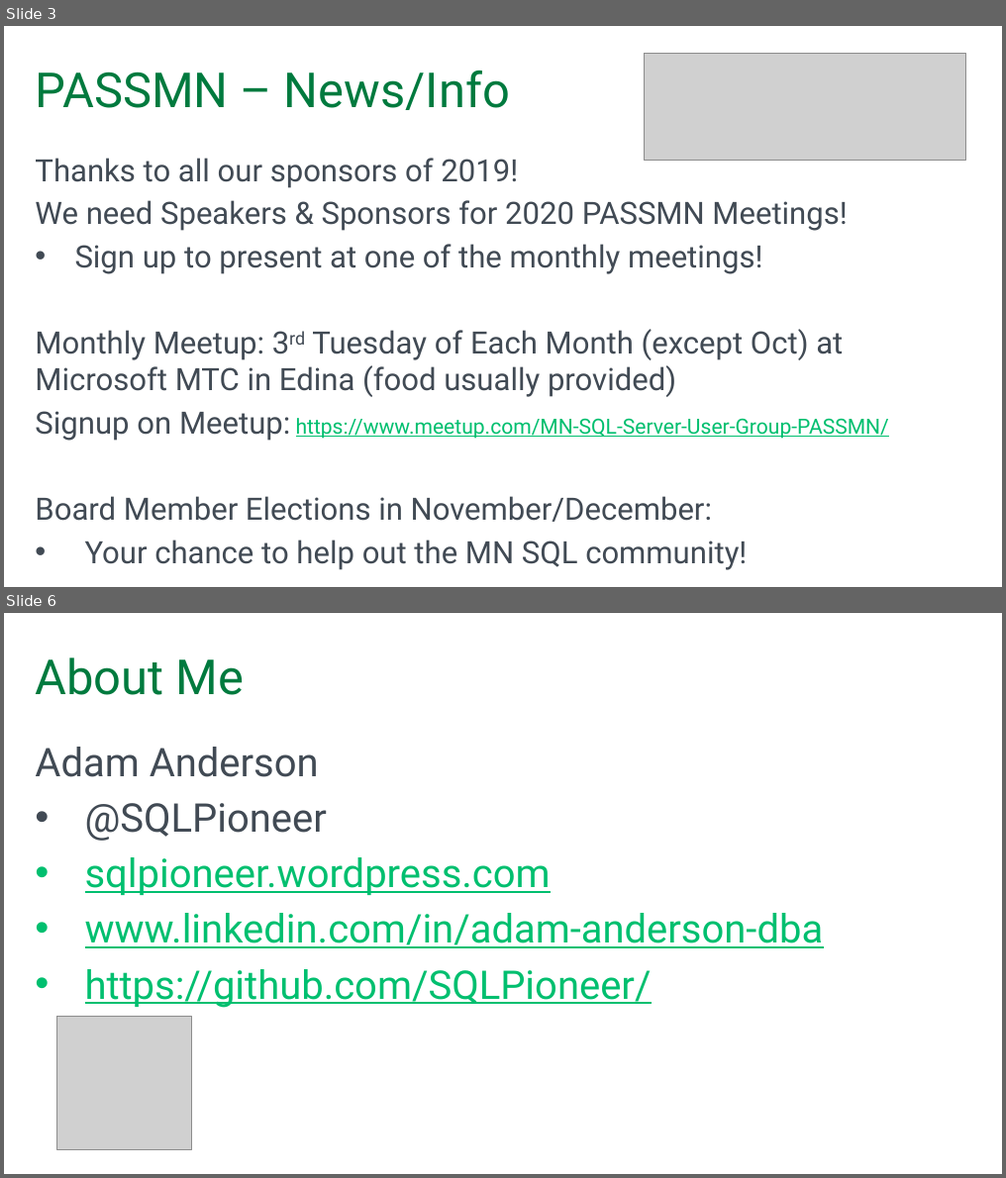
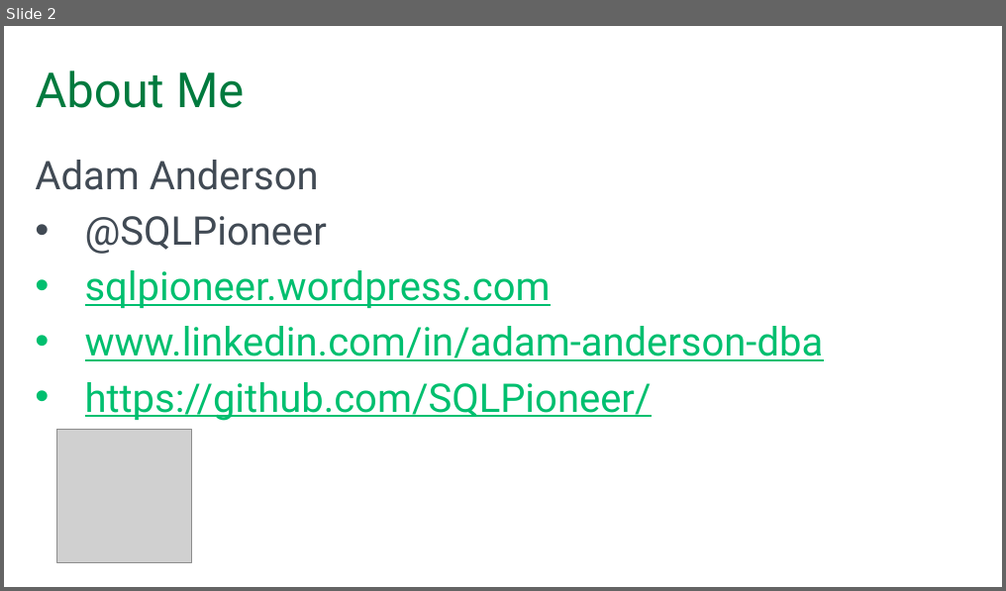
Before and after one commit to SQLPioneer/Presentations, a slide deck: Automation/EnvironmentAutomation.pptx. Shown one above the other, each under a label of ours: slides 3 and 6 before the commit, slide 2 after it; the slides between them are not shown. The pictures are 1006x1178 and 1006x591 pixels, drawn with LibreOffice and Linux fonts; fonts in the diff are those of the drawing; grey boxes stand for pictures; background and template pictures are left out. Boxes give left, top, right and bottom in pixels: in the first picture for what was removed or moved away, otherwise in the second. Text is boxed around its words. In the diff, an @@ line names an element or a change of style, - is before the commit and + after.

```diff
--- a/Automation/EnvironmentAutomation.pptx
+++ b/Automation/EnvironmentAutomation.pptx
@@ slide 3 removed at box(4, 26, 1002, 587), background #FFFFFF @@
@@ picture removed at box(644, 53, 965, 160) @@
@@ title removed at box(36, 71, 510, 110) @@
-PASSMN – News/Info
@@ text removed at box(35, 158, 889, 570) @@
-Thanks to all our sponsors of 2019!
-We need Speakers & Sponsors for 2020 PASSMN Meetings!
-• Sign up to present at one of the monthly meetings!
-Monthly Meetup: 3rd Tuesday of Each Month (except Oct) at Microsoft MTC in Edina (food usually provided)
-Signup on Meetup: https://www.meetup.com/MN-SQL-Server-User-Group-PASSMN/
-Board Member Elections in November/December:
-• Your chance to help out the MN SQL community!
@@ what was slide 6 is now slide 2 @@
```
Also in this commit, not shown: 7 slides changed, 8 other slides removed.
